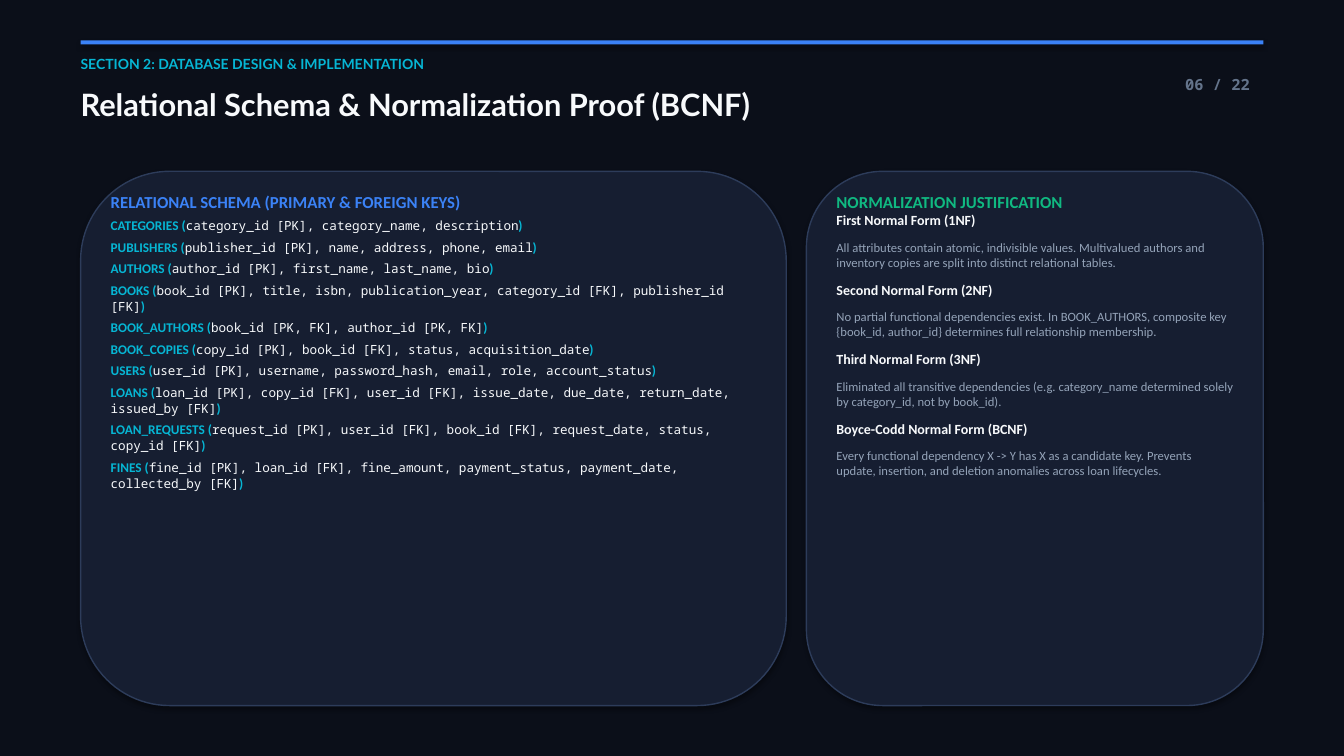
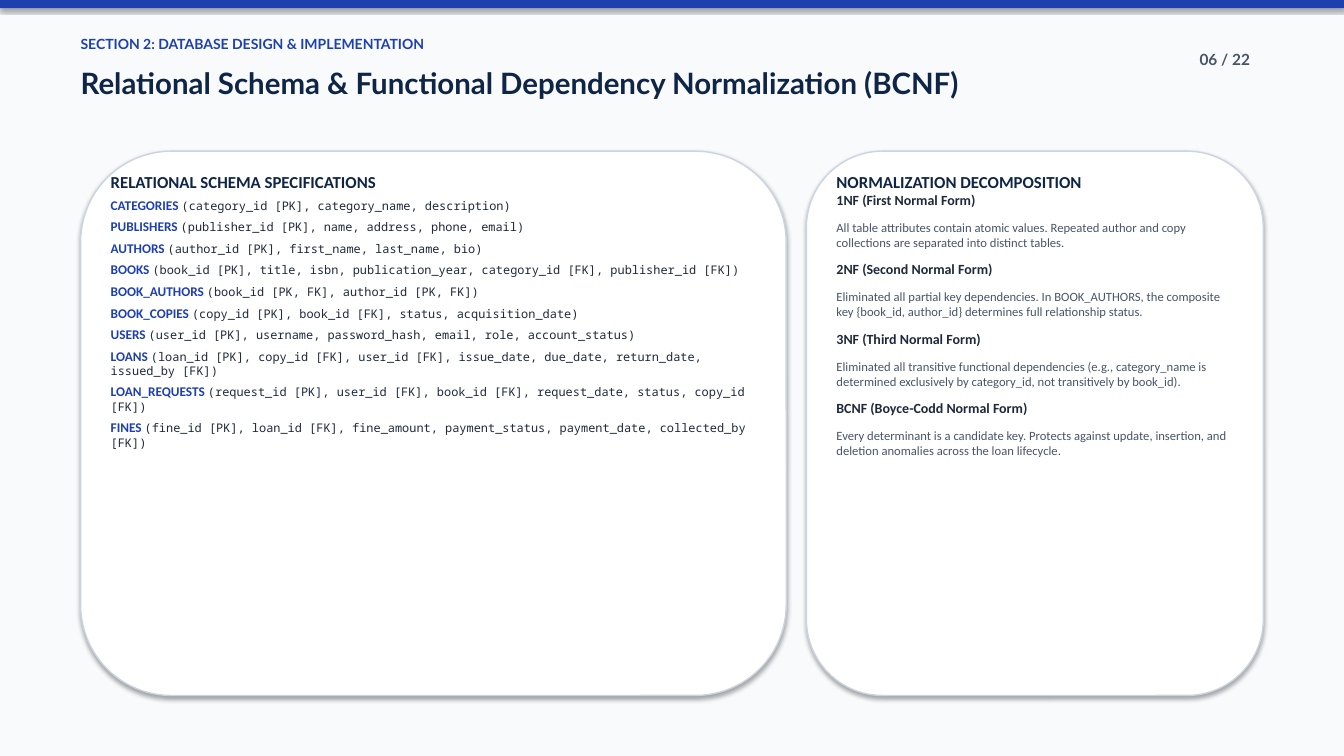
Before and after one commit to Karthi16-png/LIBRARAY-MANAGEMENT-SYSTEM, a slide deck: slide 6 of VITCC_Library_Management_System_Presentation.pptx. Drawn at 1344x756 pixels with LibreOffice and Linux fonts; fonts in the diff are those of the drawing. Boxes give left, top, right and bottom in pixels: in the first picture for what was removed or moved away, otherwise in the second. Text is boxed around its words. In the diff, an @@ line names an element or a change of style, - is before the commit and + after.

Commit message:
style: redesign presentation with clean professional college student academic styling

```diff
--- a/VITCC_Library_Management_System_Presentation.pptx
+++ b/VITCC_Library_Management_System_Presentation.pptx
@@ rectangle at bbox=[0, 0, 1344, 756]: fill #0B0F19 to #F8FAFC @@
@@ rectangle: place and size @@
-rectangle at bbox=[81, 40, 1263, 44]
+rectangle at bbox=[0, 0, 1344, 8]
@@ rectangle at bbox=[0, 0, 1344, 8]: fill #3B82F6 to #1E40AF @@
@@ text "SECTION 2: DATABASE DESIGN & ...": place and size @@
-text "SECTION 2: DATABASE DESIGN & ..." at bbox=[81, 59, 424, 69]
+text "SECTION 2: DATABASE DESIGN & ..." at bbox=[81, 38, 424, 49]
@@ text "SECTION 2: DATABASE DESIGN & ..." at bbox=[81, 38, 424, 49]: text colour #06B6D4 to #1E40AF @@
@@ text "06 / 22": place and size @@
-text "06 / 22" at bbox=[1185, 79, 1250, 90]
+text "06 / 22" at bbox=[1200, 54, 1250, 65]
@@ text "06 / 22" at bbox=[1200, 54, 1250, 65]: font Noto Sans Mono to Lato, text colour #64748B to #475569 @@
@@ text at bbox=[81, 71, 958, 99]: text changed; size 22 to 21 pt; text colour #F8FAFC to #0F2547 @@
-Relational Schema & Normalization Proof (BCNF)
+Relational Schema & Functional Dependency Normalization (BCNF)
@@ rounded rectangle: place and size @@
-rounded rectangle at bbox=[81, 171, 786, 706]
+rounded rectangle at bbox=[81, 151, 786, 696]
@@ rounded rectangle at bbox=[81, 151, 786, 696]: fill #161E31 to #FFFFFF; outline #2D3C5A 1 pt to #CBD5E1 1 pt @@
@@ text "RELATIONAL SCHEMA SPECIFICATIONS": place and size @@
-text "RELATIONAL SCHEMA SPECIFICATIONS" at bbox=[111, 196, 730, 491]
+text "RELATIONAL SCHEMA SPECIFICATIONS" at bbox=[111, 177, 746, 449]
@@ text at bbox=[111, 177, 376, 188]: text changed; text colour #3B82F6 to #0F2547 @@
-RELATIONAL SCHEMA (PRIMARY & FOREIGN KEYS)
+RELATIONAL SCHEMA SPECIFICATIONS
@@ rounded rectangle at bbox=[807, 151, 1263, 696]: fill #161E31 to #FFFFFF; outline #2D3C5A 1 pt to #CBD5E1 1 pt @@
@@ rounded rectangle: place and size @@
-rounded rectangle at bbox=[807, 171, 1263, 706]
+rounded rectangle at bbox=[807, 151, 1263, 696]
@@ text at bbox=[836, 177, 1226, 457]: text changed; text colour #94A3B8 to #475569 @@
-NORMALIZATION JUSTIFICATION
-First Normal Form (1NF)
-All attributes contain atomic, indivisible values. Multivalued authors and inventory copies are split into distinct relational tables.
-Second Normal Form (2NF)
-No partial functional dependencies exist. In BOOK_AUTHORS, composite key {book_id, author_id} determines full relationship membership.
-Third Normal Form (3NF)
-Eliminated all transitive dependencies (e.g. category_name determined solely by category_id, not by book_id).
-Boyce-Codd Normal Form (BCNF)
-Every functional dependency X -> Y has X as a candidate key. Prevents update, insertion, and deletion anomalies across loan lifecycles.
+NORMALIZATION DECOMPOSITION
+1NF (First Normal Form)
+All table attributes contain atomic values. Repeated author and copy collections are separated into distinct tables.
+2NF (Second Normal Form)
+Eliminated all partial key dependencies. In BOOK_AUTHORS, the composite key {book_id, author_id} determines full relationship status.
+3NF (Third Normal Form)
+Eliminated all transitive functional dependencies (e.g., category_name is determined exclusively by category_id, not transitively by book_id).
+BCNF (Boyce-Codd Normal Form)
+Every determinant is a candidate key. Protects against update, insertion, and deletion anomalies across the loan lifecycle.
@@ text at bbox=[111, 201, 746, 449]: size 9.5 to 8.5 pt, font Calibri to Noto Sans Mono, text colour #06B6D4 to #1E293B, bold off in "(category_id description)", "(publisher_id email)", "(author_id bio)", "(book_id [FK])" and 6 more places; size 9 to 8.5 pt, text colour #F8FAFC to #1E293B in "(category_id [PK], category_name, description)", "(publisher_id [PK], name, address, phone, email)", "(author_id [PK], first_name, last_name, bio)", "(book_id [PK], title, isbn, publication_year, category_id [F ..." and 6 more places; text colour #06B6D4 to #1E40AF in "CATEGORIES", "PUBLISHERS", "AUTHORS", "BOOKS" and 6 more places @@
```
Also in this commit, not shown: 21 other slides changed, 1 other file.
